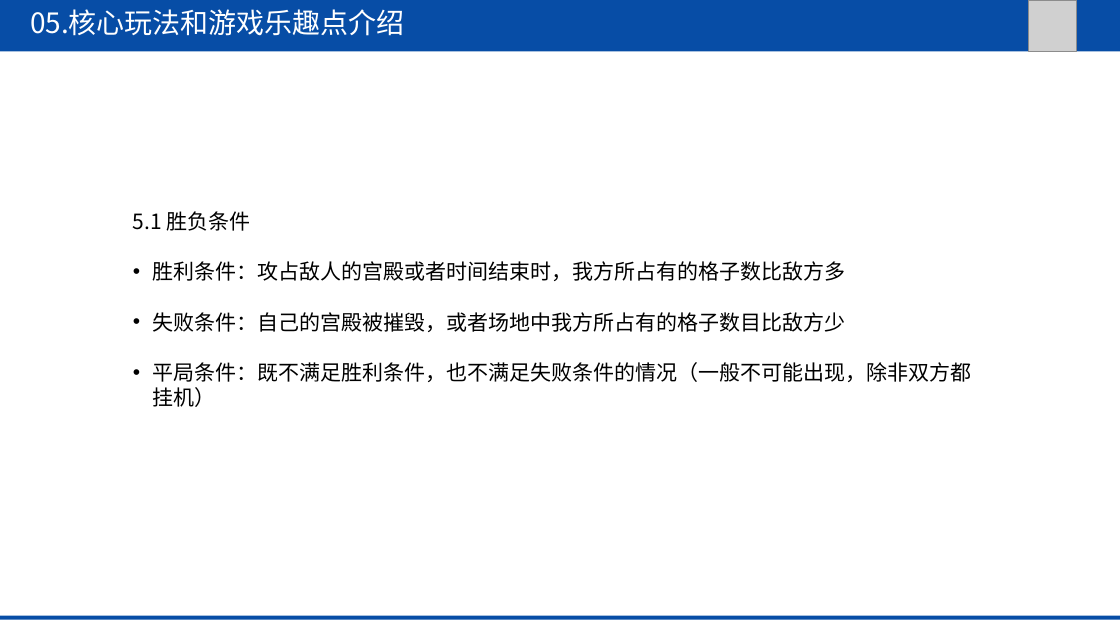
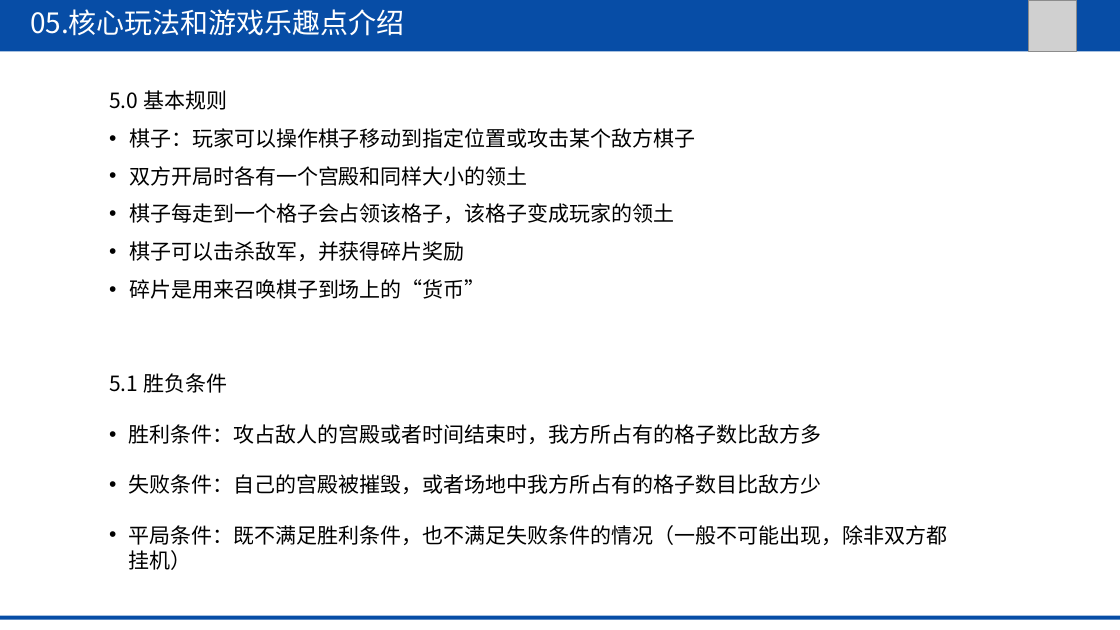
Before and after one commit to kotomineshiki/BMY, a slide deck: slide 9 of 文档ppt.ppt. Drawn at 1120x630 pixels with LibreOffice and Linux fonts; fonts in the diff are those of the drawing; grey boxes stand for pictures. Boxes give left, top, right and bottom in pixels: in the first picture for what was removed or moved away, otherwise in the second. Text is boxed around its words. In the diff, an @@ line names an element or a change of style, - is before the commit and + after.

```diff
--- a/文档ppt.ppt
+++ b/文档ppt.ppt
@@ text added at bbox=[109, 90, 696, 299], 18 pt, text #000000 @@
+5.0 基本规则
+• 棋子：玩家可以操作棋子移动到指定位置或攻击某个敌方棋子
+• 双方开局时各有一个宫殿和同样大小的领土
+• 棋子每走到一个格子会占领该格子，该格子变成玩家的领土
+• 棋子可以击杀敌军，并获得碎片奖励
+• 碎片是用来召唤棋子到场上的“货币”
@@ text "5.1 胜负条件": place and size @@
-text "5.1 胜负条件" at bbox=[133, 211, 972, 407]
+text "5.1 胜负条件" at bbox=[109, 373, 948, 570]
```
Also in this commit, not shown: 1 other slide changed, 1 other file.
